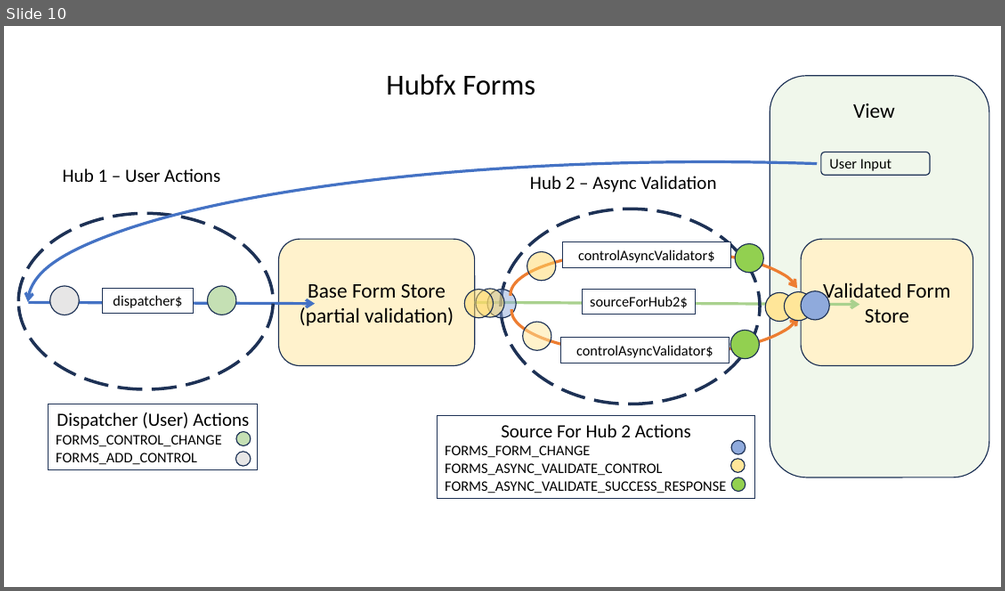
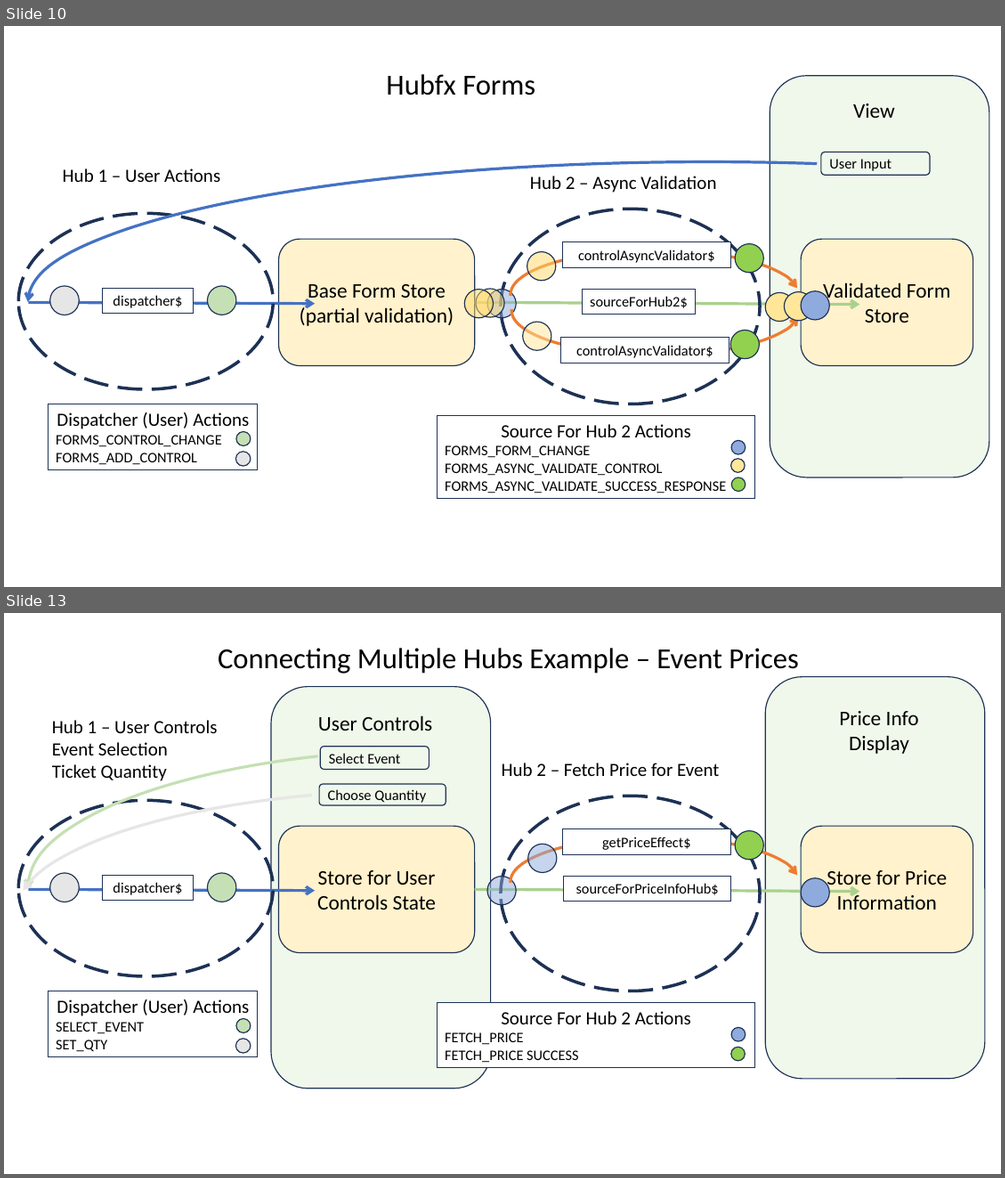
Before and after one commit to reactables/reactables, a slide deck: documentation/Hubfx Presentation.pptx. Shown one above the other, each under a label of ours: slide 10 before the commit, slides 10 and 13 after it; the slides between them are not shown. The pictures are 1005x591 and 1005x1178 pixels, drawn with LibreOffice and Linux fonts; fonts in the diff are those of the drawing. Boxes give left, top, right and bottom in pixels: in the first picture for what was removed or moved away, otherwise in the second. Text is boxed around its words. In the diff, an @@ line names an element or a change of style, - is before the commit and + after.

Commit message:
[11] Update core docs and add examples

```diff
--- a/documentation/Hubfx Presentation.pptx
+++ b/documentation/Hubfx Presentation.pptx
@@ slide 13 added at bbox=[4, 613, 1001, 1174], background #FFFFFF @@
@@ text added at bbox=[218, 648, 799, 674], 28 pt, text #000000 @@
+Connecting Multiple Hubs Example – Event Prices
@@ rounded rectangle added at bbox=[271, 686, 491, 1088], fill #E2F0D9 at 50% opacity, outline #1E3256 1 pt @@
@@ rounded rectangle added at bbox=[765, 676, 985, 1078], fill #E2F0D9 at 50% opacity, outline #1E3256 1 pt @@
@@ text added at bbox=[318, 715, 432, 730], 20 pt, text #000000 @@
+User Controls
@@ text added at bbox=[839, 711, 919, 754], 20 pt, text #000000 @@
+Price Info Display
@@ text added at bbox=[52, 720, 217, 781], 18 pt, text #000000 @@
+Hub 1 – User Controls
+Event Selection
+Ticket Quantity
@@ arc (boxed as its full ellipse) added at bbox=[28, 749, 881, 1029], outline #C5E0B4 2.75 pt @@
@@ rounded rectangle added at bbox=[320, 747, 429, 770], outline #1E3256 1 pt, 14 pt, text #000000 @@
+Select Event
@@ text added at bbox=[502, 763, 719, 776], 18 pt, text #000000 @@
+Hub 2 – Fetch Price for Event
@@ arc (boxed as its full ellipse) added at bbox=[15, 789, 857, 1041], outline #E7E6E6 2.75 pt @@
@@ rounded rectangle added at bbox=[320, 784, 446, 806], outline #1E3256 1 pt, 14 pt, text #000000 @@
+Choose Quantity
@@ ellipse added at bbox=[501, 795, 760, 990], outline #1E3256 3 pt dashed @@
@@ ellipse added at bbox=[18, 800, 273, 976], outline #1E3256 3 pt dashed @@
@@ rounded rectangle added at bbox=[278, 826, 474, 952], fill #FFF2CC, outline #1E3256 1 pt, 20 pt, text #000000 @@
+Store for User Controls State
@@ rounded rectangle added at bbox=[801, 826, 973, 952], fill #FFF2CC, outline #1E3256 1 pt, 20 pt, text #000000 @@
+Store for Price Information
@@ arc (boxed as its full ellipse) added at bbox=[510, 836, 798, 925], outline #ED7D31 2.75 pt @@
@@ ellipse added at bbox=[528, 844, 557, 873], fill #8FAADC at 50% opacity, outline #1E3256 1 pt @@
@@ rectangle added at bbox=[563, 829, 730, 854], fill #FFFFFF, outline #1E3256 0.75 pt, 14 pt, text #000000 @@
+getPriceEffect$
@@ ellipse added at bbox=[736, 831, 764, 859], fill #92D050, outline #1E3256 1 pt @@
@@ ellipse added at bbox=[50, 873, 80, 902], fill #E7E6E6, outline #1E3256 1 pt @@
@@ rectangle added at bbox=[102, 876, 194, 900], fill #FFFFFF, outline #1E3256 0.75 pt, 14 pt, text #000000 @@
+dispatcher$
@@ ellipse added at bbox=[208, 873, 236, 902], fill #C5E0B4, outline #1E3256 1 pt @@
@@ ellipse added at bbox=[487, 876, 516, 905], fill #8FAADC at 50% opacity, outline #1E3256 1 pt @@
@@ rectangle added at bbox=[563, 876, 731, 901], fill #FFFFFF, outline #1E3256 0.75 pt, 14 pt, text #000000 @@
+sourceForPriceInfoHub$
@@ ellipse added at bbox=[801, 878, 830, 907], fill #8FAADC, outline #1E3256 1 pt @@
@@ arrow added from (29, 890) to (316, 891), #4472C4 2.75 pt @@
@@ arrow added from (474, 890) to (859, 892), #A9D18E 2.75 pt @@
@@ rectangle added at bbox=[48, 991, 259, 1057], fill #FFFFFF, outline #1E3256 0.75 pt, 18 pt, text #000000 @@
+Dispatcher (User) Actions
+SELECT_EVENT
+SET_QTY
@@ rectangle added at bbox=[437, 1002, 755, 1068], fill #FFFFFF, outline #1E3256 0.75 pt, 14 pt, text #000000 @@
+Source For Hub 2 Actions
+FETCH_PRICE
+FETCH_PRICE SUCCESS
@@ ellipse added at bbox=[235, 1038, 251, 1053], fill #E7E6E6, outline #1E3256 1 pt @@
@@ ellipse added at bbox=[236, 1018, 251, 1032], fill #C5E0B4, outline #1E3256 1 pt @@
@@ ellipse added at bbox=[732, 1027, 745, 1041], fill #8FAADC, outline #1E3256 1 pt @@
@@ ellipse added at bbox=[731, 1046, 745, 1061], fill #92D050, outline #1E3256 1 pt @@
```
Also in this commit, not shown: 2 other slides added, 10 other files.
